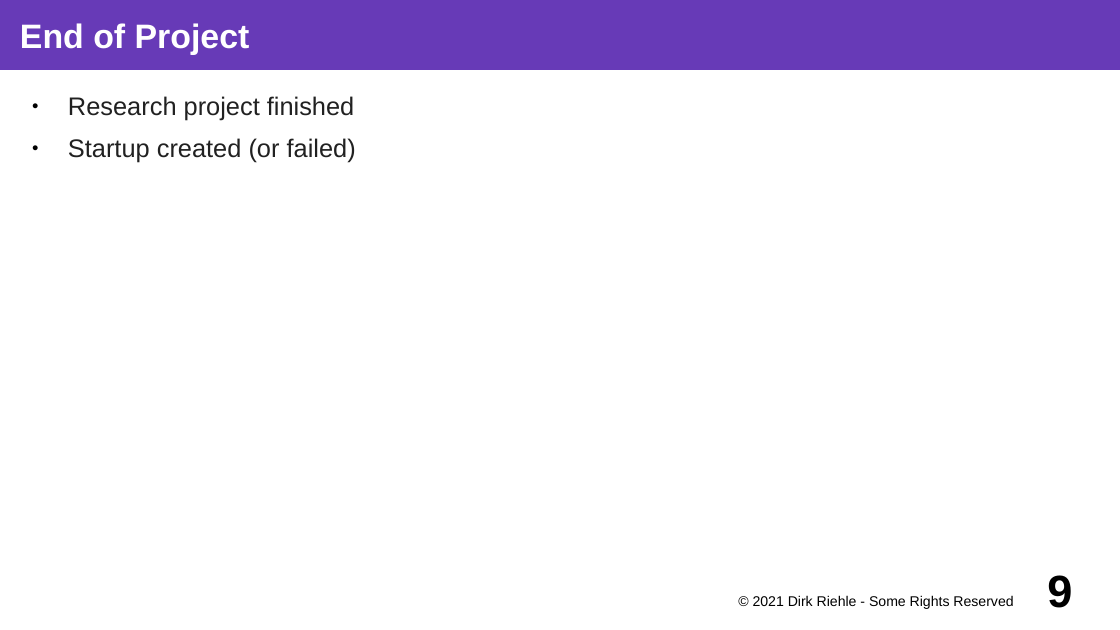
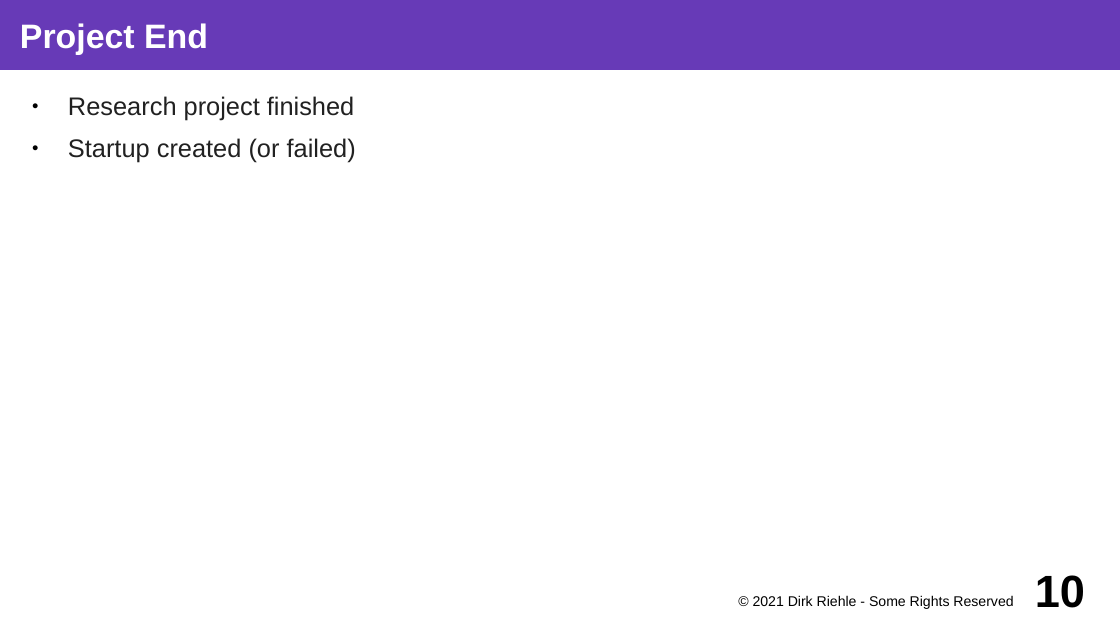
Before and after one commit to dirkriehle/coss-course, a slide deck: slide 10 of Lecture slides/COSS D02 - Research and Startup.odp (slide 9 before the commit). Drawn at 1120x630 pixels with LibreOffice and Linux fonts; fonts in the diff are those of the drawing. Boxes give left, top, right and bottom in pixels: in the first picture for what was removed or moved away, otherwise in the second. Text is boxed around its words. In the diff, an @@ line names an element or a change of style, - is before the commit and + after.

```diff
--- a/Lecture slides/COSS D02 - Research and Startup.odp
+++ b/Lecture slides/COSS D02 - Research and Startup.odp
@@ title at bbox=[20, 23, 208, 55]: text changed @@
-End of Project
+Project End
@@ page number at bbox=[1035, 575, 1085, 608]: text changed @@
-9
+10
```
Also in this commit, not shown: 8 other slides changed, 7 slides added, 2 other files.
